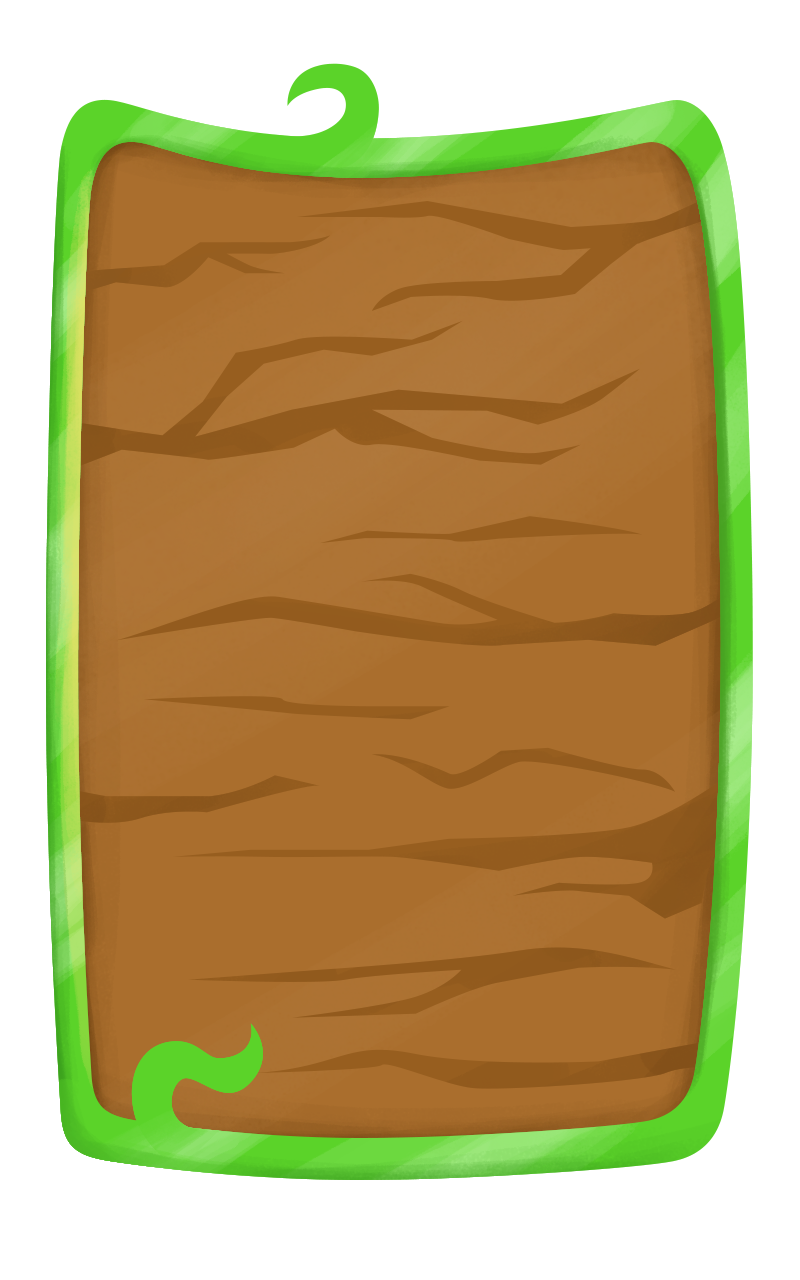
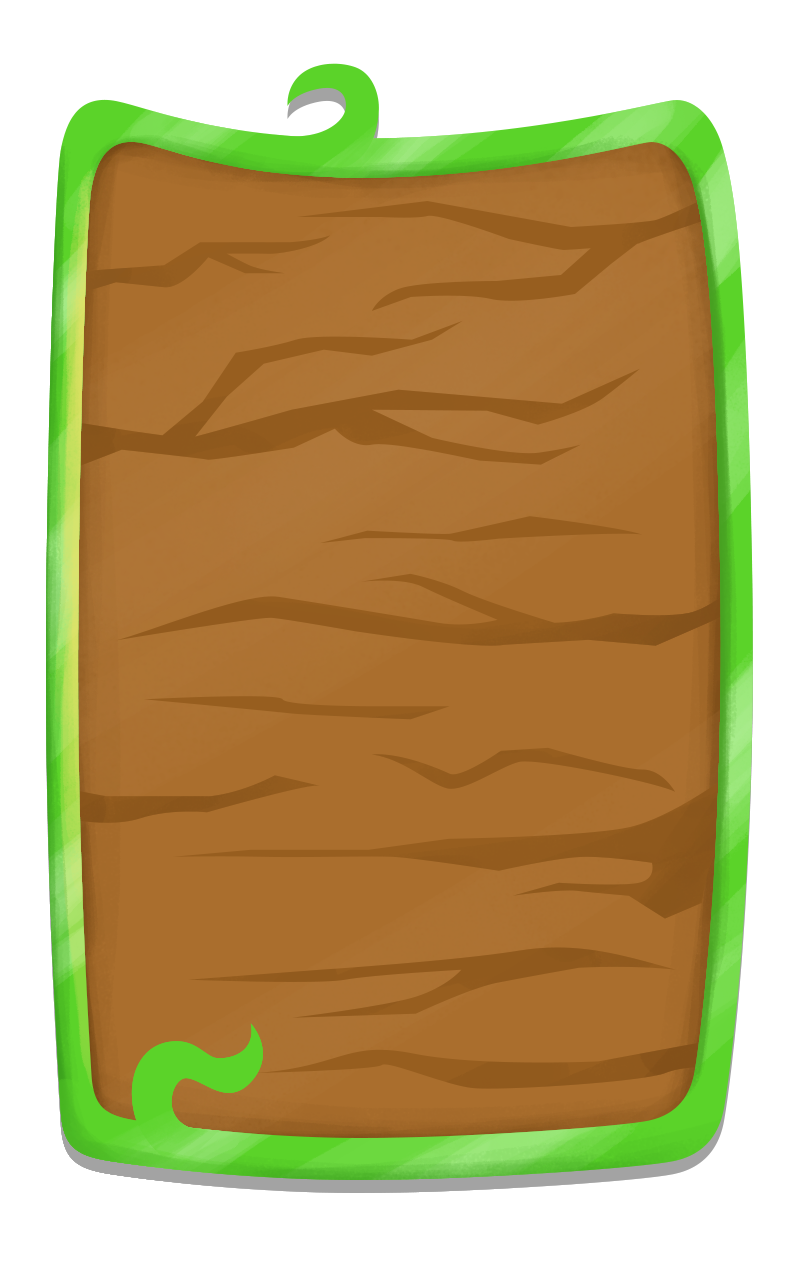
Layer changes from the first w=800, h=1280 image to the second:
added layer "Layer 5" (36%) above "Background" over [46, 87, 753, 1193]
